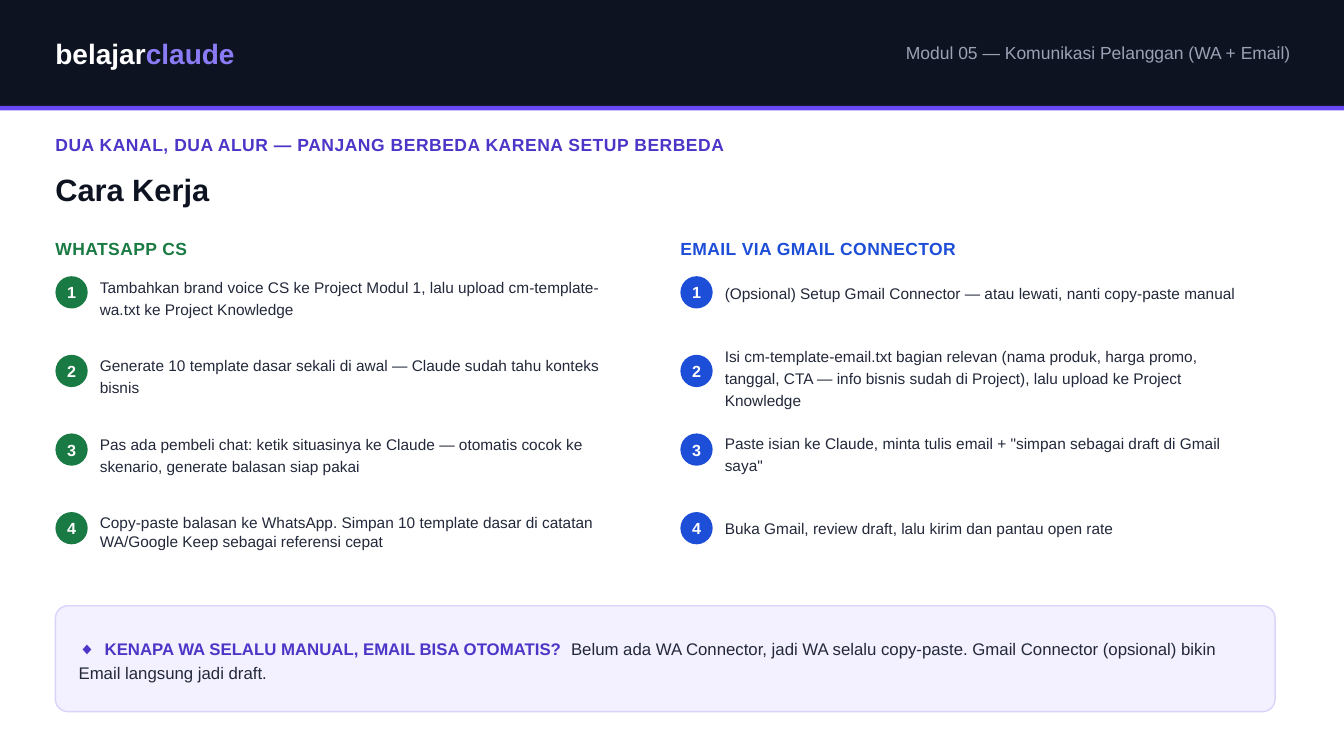
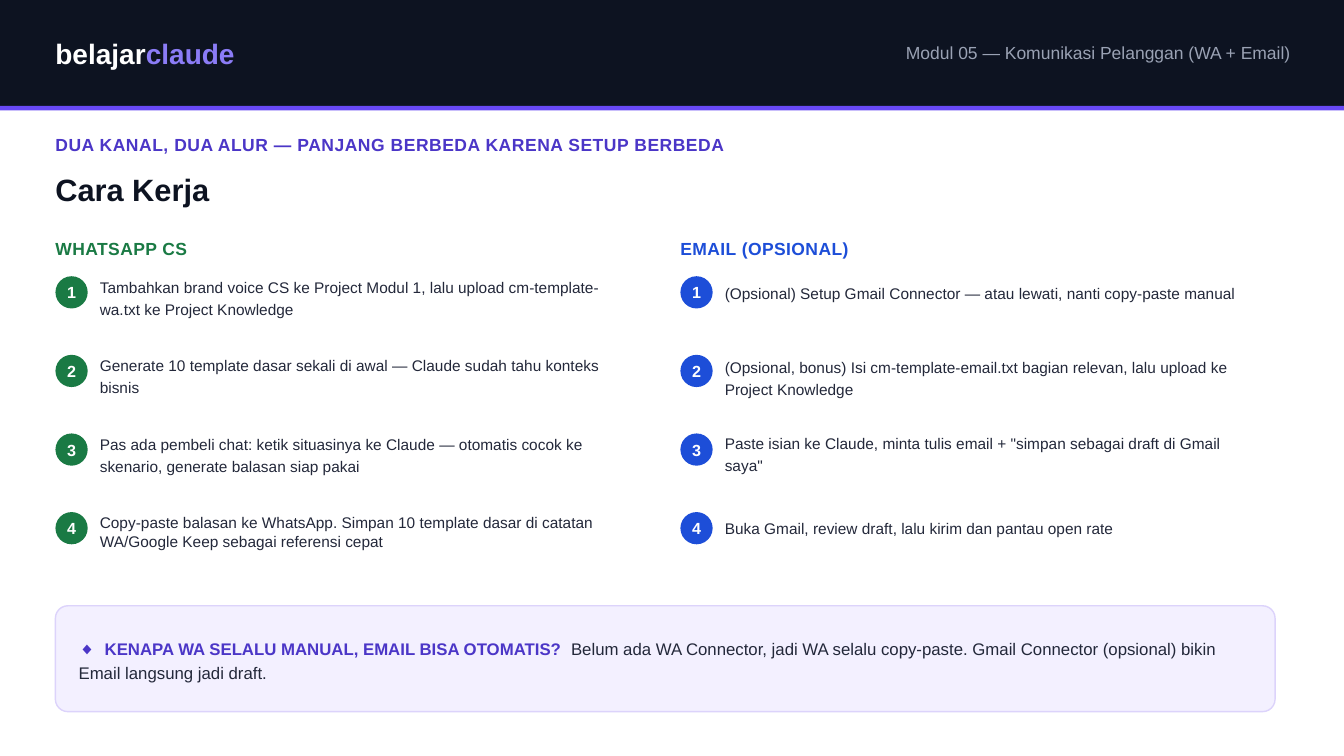
Before and after one commit to juliautomo/belajar-claude, a slide deck: slide 5 of Content-Marketing/M05-Komunikasi-Pelanggan/K3-M05-Komunikasi-Pelanggan.pptx. Drawn at 1344x756 pixels with LibreOffice and Linux fonts; fonts in the diff are those of the drawing. Boxes give left, top, right and bottom in pixels: in the first picture for what was removed or moved away, otherwise in the second. Text is boxed around its words. In the diff, an @@ line names an element or a change of style, - is before the commit and + after.

Commit message:
M05: make Email optional/bonus, drop it from the required exercise — Latihan now covers WhatsApp only (setup, generate, reuse), Email content kept as reference for students who want to try it. Also fixed Latihan 3 example to match an actual scenario in cm-template-wa.txt

```diff
--- a/Content-Marketing/M05-Komunikasi-Pelanggan/K3-M05-Komunikasi-Pelanggan.pptx
+++ b/Content-Marketing/M05-Komunikasi-Pelanggan/K3-M05-Komunikasi-Pelanggan.pptx
@@ text at (680,242,849,259): text changed @@
-EMAIL VIA GMAIL CONNECTOR
+EMAIL (OPSIONAL)
@@ text at (725,362,1227,398): text changed @@
-Isi cm-template-email.txt bagian relevan (nama produk, harga promo, tanggal, CTA — info bisnis sudah di Project), lalu upload ke Project Knowledge
+(Opsional, bonus) Isi cm-template-email.txt bagian relevan, lalu upload ke Project Knowledge
```
Also in this commit, not shown: 3 other slides changed, 1 other file.
